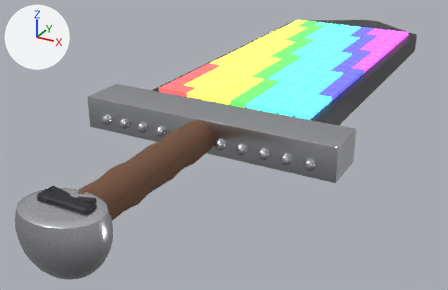
What one commit did to the glTF model assets/games/troll-ops/troll-melee-1/weapons/keyboard_sword/keyboard_sword.glb.
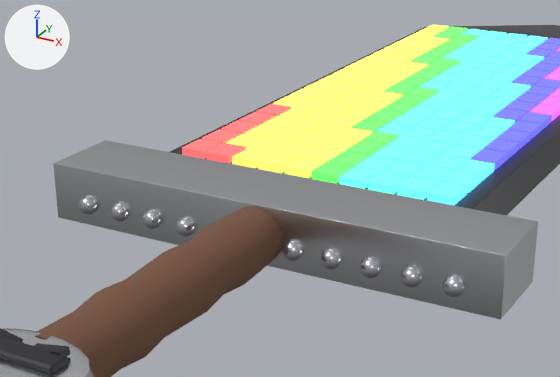
Each version appears first whole from a 50 mm lens placed at (0.436, -0.591, 0.354), pointed at (-0.062, 0.314, -0.098), and next in a close-up on the part from 13% to 82% of the width and 2% to 74% of the height. The lights are fixed; the arrows at upper left show +X, +Y and +Z. The last two pictures show the newer version. Vertices at exactly the same position are counted once.

In view in the first close-up: 'KeyboardSword'.
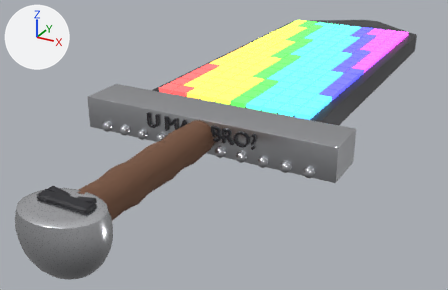
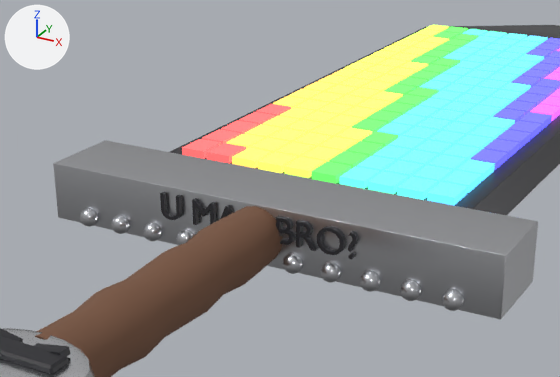
What differs and where, as boxes [x1, y1, x2, y2] in the close-ups (560 x 377 px; the box of a moved part takes in the faces that stretch with it):
part 1 of me_cube, added: after [276, 216, 295, 245]
part 2 of me_cube, added (black): after [317, 226, 346, 255]
part 3 of me_cube, added: after [296, 220, 317, 251]
part 4 of me_cube, added: after [160, 192, 183, 220]
part 5 of me_cube, added: after [348, 231, 359, 252]
part 6 of me_cube, added: after [192, 198, 217, 225]
part 7 of me_cube, added (mostly hidden): after [220, 205, 233, 219]
part 8 of me_cube, moved or reshaped: before [79, 196, 465, 297]; after [80, 208, 464, 311]

What changed in the scene script:
```text
Change me_cube:
    used by ob_keyboardsword; location = (0.0, 0.0, 0.0)
    remove me_cube.from_pydata(...)  # 4460 vertices, 7404 faces; spans x -0.21..0.21, y -0.204..0.985, z -0.062..0.033
    add me_cube.from_pydata(...)  # 5610 vertices, 9692 faces; spans x -0.21..0.21, y -0.204..0.985, z -0.062..0.033
    me_cube part 1: a new loose piece of 212 vertices spanning x 0.021..0.036, y 0.125..0.132, z -0.001..0.021, in mat_trollface_ink (black #27272c)
    me_cube part 2: a new loose piece of 192 vertices spanning x 0.057..0.081, y 0.125..0.132, z -0.002..0.021, in mat_trollface_ink (black #27272c)
    me_cube part 3: a new loose piece of 188 vertices spanning x 0.039..0.056, y 0.125..0.132, z -0.001..0.021, in mat_trollface_ink (black #27272c)
    me_cube part 4: a new loose piece of 156 vertices spanning x -0.091..-0.072, y 0.125..0.132, z -0.002..0.021, in mat_trollface_ink (black #27272c)
    me_cube part 5: a new loose piece of 146 vertices spanning x 0.085..0.092, y 0.125..0.132, z 0.004..0.021, in mat_trollface_ink (black #27272c)
    me_cube part 6: a new loose piece of 30 vertices spanning x -0.059..-0.039, y 0.125..0.132, z -0.001..0.021, in mat_trollface_ink (black #27272c)
    me_cube part 7: a new loose piece of 22 vertices spanning x -0.036..-0.015, y 0.125..0.132, z -0.001..0.021, in mat_trollface_ink (black #27272c)
    me_cube part 8: 673 vertices moved from x -0.18..0.18, y 0.12..0.137, z -0.015..0.002 to x -0.18..0.18, y 0.12..0.137, z -0.026..0.002; 9 vertices removed from x -0.004..0.004, y 0.122..0.135, z 0.0..0.002; 117 vertices added at x -0.012..0.008, y 0.122..0.135, z -0.026..0.021
    other edits to the shape of me_cube do not show in these pictures
```
